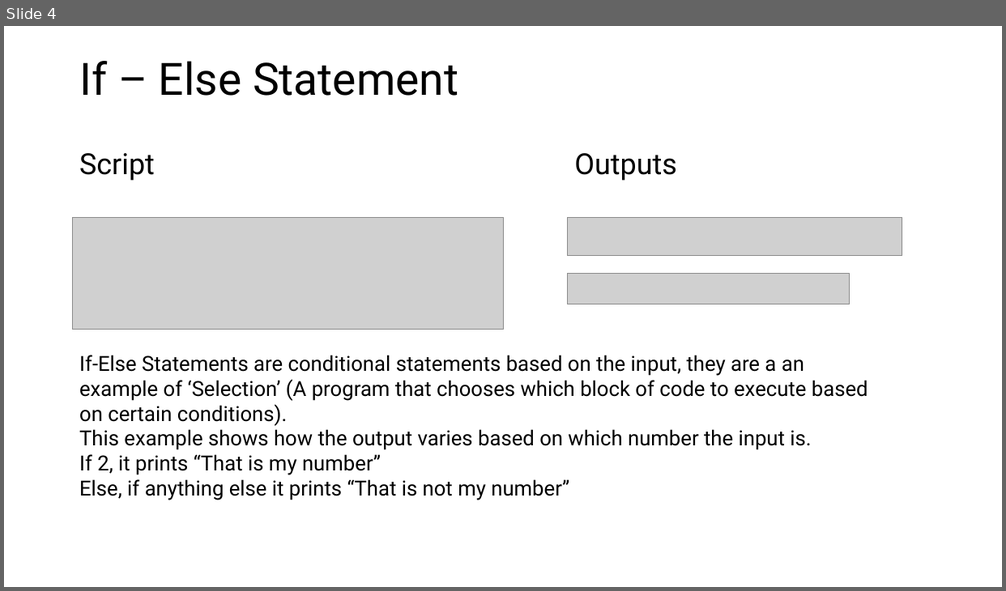
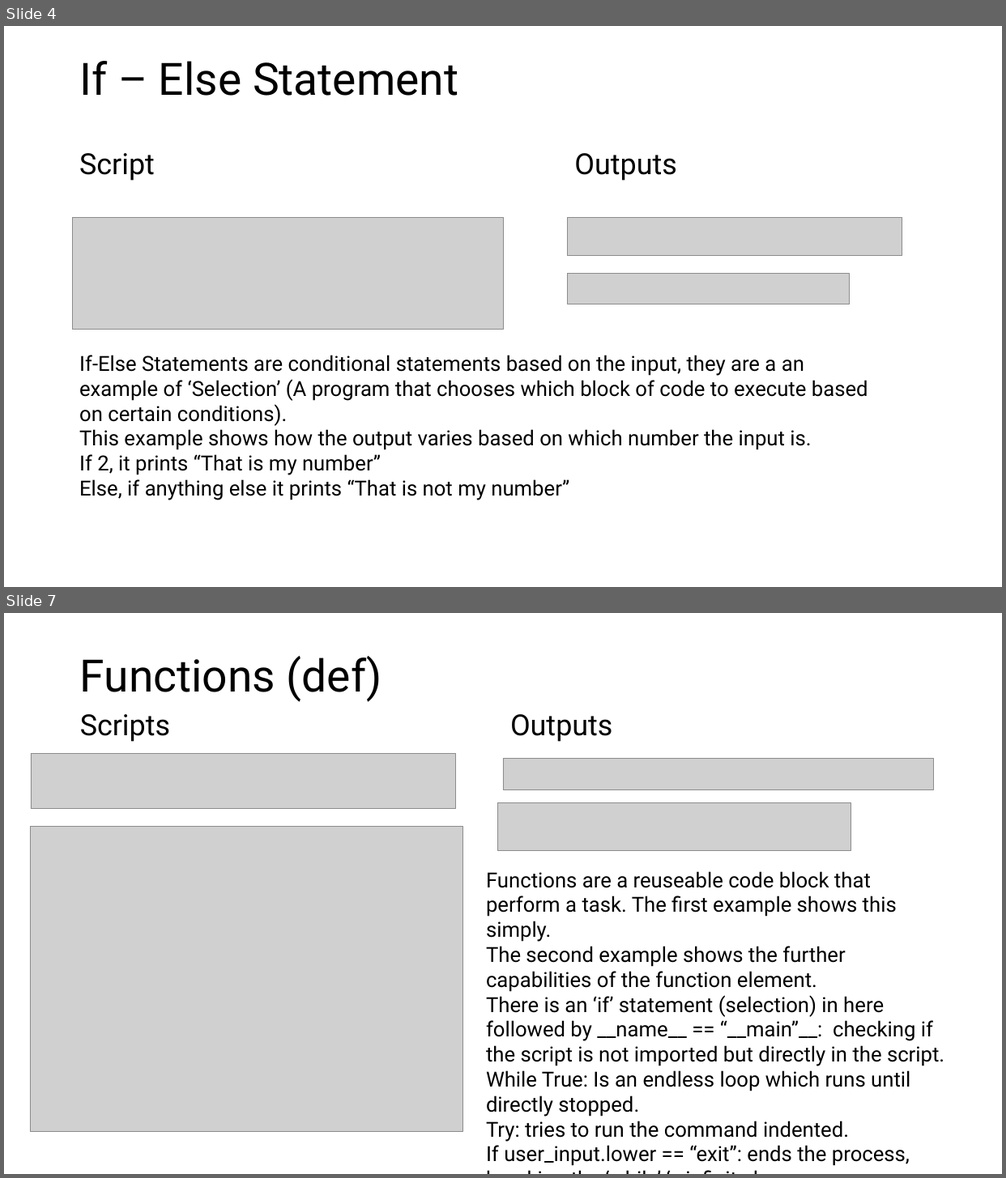
Before and after one commit to PengoPango/403IT_Programming_repos, a slide deck: 403_Programming/assignments/403IT_Understanding_PP.pptx. Shown one above the other, each under a label of ours: slide 4 before the commit, slides 4 and 7 after it; the slides between them are not shown. The pictures are 1006x591 and 1006x1178 pixels, drawn with LibreOffice and Linux fonts; fonts in the diff are those of the drawing; grey boxes stand for pictures. Boxes give left, top, right and bottom in pixels: in the first picture for what was removed or moved away, otherwise in the second. Text is boxed around its words. In the diff, an @@ line names an element or a change of style, - is before the commit and + after.

Commit message:
Add W2_functiontest, assignments PP editted

```diff
--- a/403_Programming/assignments/403IT_Understanding_PP.pptx
+++ b/403_Programming/assignments/403IT_Understanding_PP.pptx
@@ slide 7 added at (4, 613, 1002, 1174), background #FFFFFF @@
@@ title added at (80, 656, 382, 702), 43 pt, text #000000 @@
+Functions (def)
@@ text added at (80, 714, 170, 742), 28 pt, text #000000 @@
+Scripts
@@ text added at (510, 714, 612, 742), 28 pt, text #000000 @@
+Outputs
@@ picture added at (31, 754, 456, 809) @@
@@ picture added at (503, 758, 934, 790) @@
@@ picture added at (498, 803, 851, 851) @@
@@ picture added at (31, 826, 463, 1131) @@
@@ text added at (486, 871, 944, 1166), 20 pt, text #000000 @@
+Functions are a reuseable code block that perform a task. The first example shows this simply.
+The second example shows the further capabilities of the function element.
+There is an ‘if’ statement (selection) in here followed by __name__ == “__main”__: checking if the script is not imported but directly in the script.
+While True: Is an endless loop which runs until directly stopped.
+Try: tries to run the command indented.
+If user_input.lower == “exit”: ends the process, breaking the ‘while’ ‘s infinite loop.
```
Also in this commit, not shown: 1 slide changed, 7 other slides added, 1 other file.
